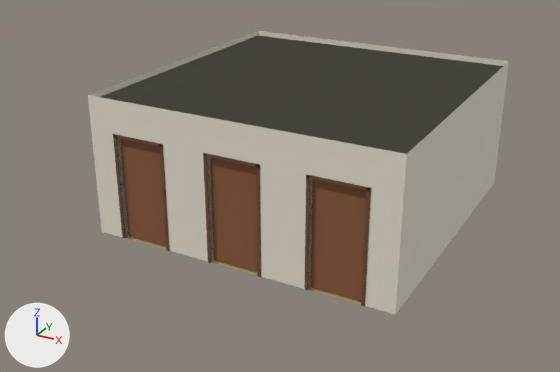
The glTF model models/room_study.glb: old version first, new version second.
Before and after are seen from a camera (50 mm lens) standing at (6.65, -16.48, 7.03) and looking at (-0.28, -3.88, 0.73). Arrows for +X, +Y and +Z are at lower left; the lights stay in place. The first picture is the older version. Vertices at exactly the same position are counted once.

Objects in the first picture: 'CEILING', 'DOOR_bed1', 'DOOR_bed3', 'DOOR_stairs_up', 'FLOOR_visible', 'FRAMES', 'WALLS'.
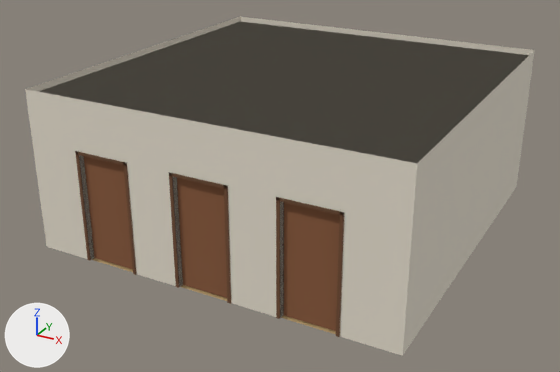
The change in detail:
me_mesh_0 is used by ob_floor_visible; location (0.0, 0.0, 0.0).
me_mesh_0 had 8 vertices, 12 faces and spanned x -3.0..3.0, y -6.0..0.0, z -0.06..0.0.
me_mesh_0 now has 8 vertices, 12 faces and spans x -3.5..3.5, y -7.0..0.0, z -0.06..0.0.
me_mesh_0 part 1: the whole mesh is scaled about its middle by (1.17, 1.17, 1), then moved by (0.0, -0.5, 0.0).
me_mesh_2 is used by ob_ceiling; location (0.0, 0.0, 0.0).
me_mesh_2 had 8 vertices, 12 faces and spanned x -3.1..3.1, y -6.1..0.1, z 2.7..2.82.
me_mesh_2 now has 8 vertices, 12 faces and spans x -3.6..3.6, y -7.1..0.1, z 3.0..3.12.
me_mesh_2 part 2: the whole mesh is scaled about its middle by (1.16, 1.16, 1), then moved by (0.0, -0.5, 0.3).
me_mesh_3 is used by ob_walls; location (0.0, 0.0, 0.0).
me_mesh_3 had 100 vertices, 204 faces and spanned x -3.1..3.1, y -6.1..0.1, z 0.0..2.7.
me_mesh_3 now has 100 vertices, 204 faces and spans x -3.6..3.6, y -7.1..0.1, z 0.0..3.0.
me_mesh_3 part 3: 72 of 100 vertices moved; they spanned x -3.1..3.1, y -6.1..0.1, z 0.0..2.7 and now span x -3.6..3.6, y -7.1..0.1, z 0.0..3.0; mean shift (0.0, -0.67, 0.15); largest move (-3.0, -6.1, 2.7) -> (-3.5, -7.1, 3.0).
me_mesh_4 is used by ob_frames; location (0.0, 0.0, 0.0).
me_mesh_4 had 144 vertices, 252 faces and spanned x -2.56..2.68, y -6.12..0.14, z 0.0..2.16.
me_mesh_4 now has 144 vertices, 252 faces and spans x -2.56..2.68, y -7.12..0.14, z 0.0..2.16.
me_mesh_4 part 4: the loose piece of 20 vertices spanning x -2.56..-1.44, y -6.12..-5.98, z 0.0..2.16 is moved by (0.0, -1.0, 0.0).
me_mesh_4 part 5: the loose piece of 20 vertices spanning x -0.56..0.56, y -6.12..-5.98, z 0.0..2.16 is moved by (0.0, -1.0, 0.0).
me_mesh_4 part 6: the loose piece of 20 vertices spanning x 1.44..2.56, y -6.12..-5.98, z 0.0..2.16 is moved by (0.0, -1.0, 0.0).
Object 'DOOR_bed1' (ob_door_bed1) moves from (-2.48, -6.0, 0.02) to (-2.48, -7.0, 0.02).
Object 'DOOR_bed3' (ob_door_bed3) moves from (-0.48, -6.0, 0.02) to (-0.48, -7.0, 0.02).
Object 'DOOR_stairs_up' (ob_door_stairs_up) moves from (1.52, -6.0, 0.02) to (1.52, -7.0, 0.02).

Where the change shows, as pixel boxes [x1, y1, x2, y2] in the pictures (560 x 372 px; the box of a moved part takes in the faces that stretch with it):
'WALLS', reshaped (21% wider, 21% taller): before [88, 67, 508, 315]; after [26, 56, 534, 356]
'CEILING', moved, rescaled (21% wider, 19% taller): before [88, 31, 509, 161]; after [25, 17, 535, 172]
'DOOR_stairs_up', moved: before [311, 179, 367, 301]; after [284, 202, 340, 331]
'DOOR_bed3', moved: before [211, 158, 257, 272]; after [177, 178, 227, 298]
'DOOR_bed1', moved: before [120, 139, 166, 246]; after [83, 156, 133, 269]
'FRAMES', reshaped (mostly hidden): before [113, 134, 371, 307]; after [75, 151, 344, 337]
'FLOOR_visible', rescaled (mostly hidden): before [127, 236, 361, 304]; after [92, 258, 336, 334]
part 4 of me_mesh_4, moved or reshaped: before [113, 134, 170, 251]; after [75, 151, 136, 275]
part 5 of me_mesh_4, moved or reshaped: before [203, 153, 261, 277]; after [169, 173, 231, 304]
part 6 of me_mesh_4, moved or reshaped: before [305, 174, 371, 307]; after [276, 197, 344, 337]
